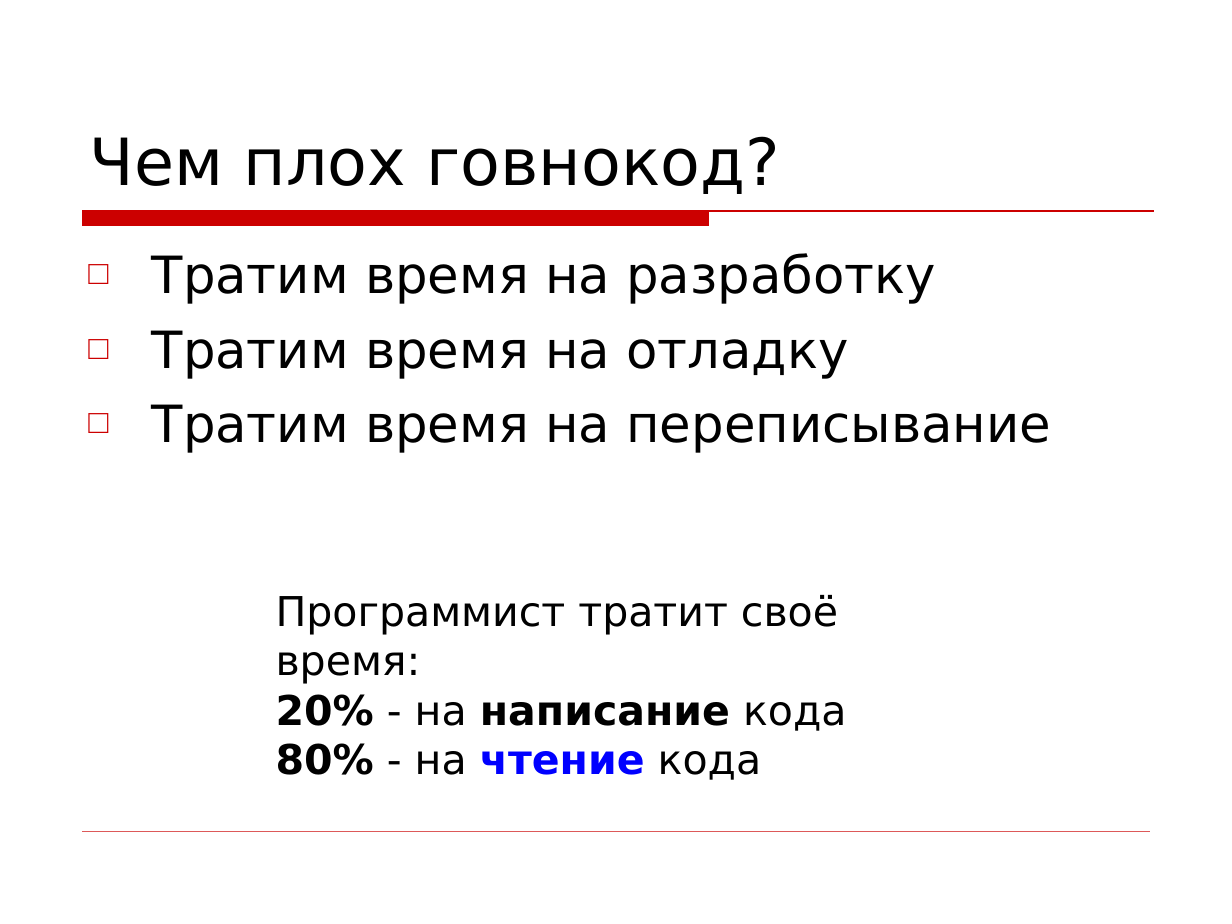
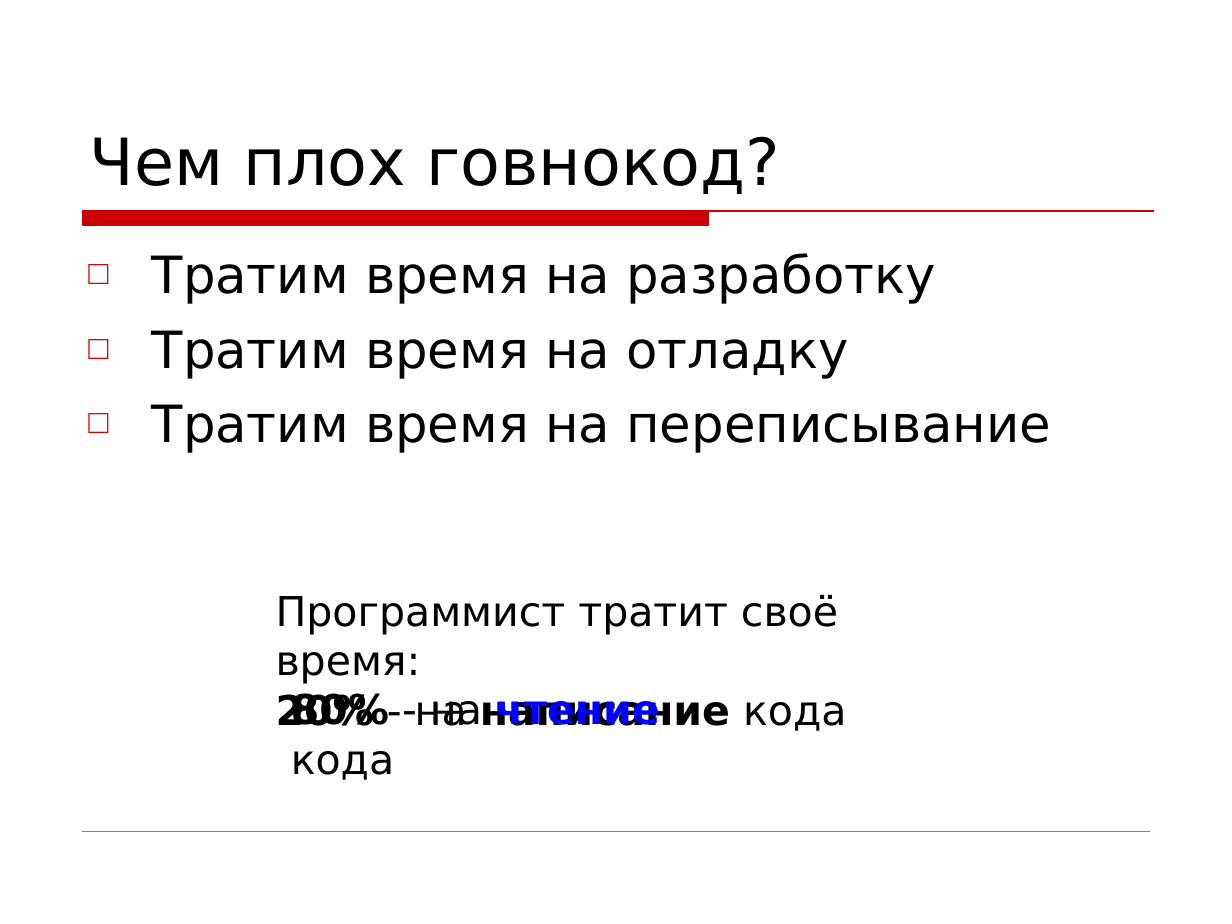
Before and after one commit to asolntsev/presentations, a slide deck: slide 33 of wtf-code/WTF_code.devclub.ru.ppt (slide 32 before the commit). Drawn at 1232x924 pixels with LibreOffice and Linux fonts; fonts in the diff are those of the drawing; background and template pictures are left out. Boxes give left, top, right and bottom in pixels: in the first picture for what was removed or moved away, otherwise in the second. Text is boxed around its words. In the diff, an @@ line names an element or a change of style, - is before the commit and + after.

```diff
--- a/wtf-code/WTF_code.devclub.ru.ppt
+++ b/wtf-code/WTF_code.devclub.ru.ppt
@@ text added at [291, 691, 660, 780], 24 pt, text #000000, bold @@
+80% - на чтение кода
@@ text at [276, 743, 761, 780]: paragraph removed @@
-80% - на чтение кода
```
Also in this commit, not shown: 1 other slide changed, 2 slides added, 1 slide removed.
